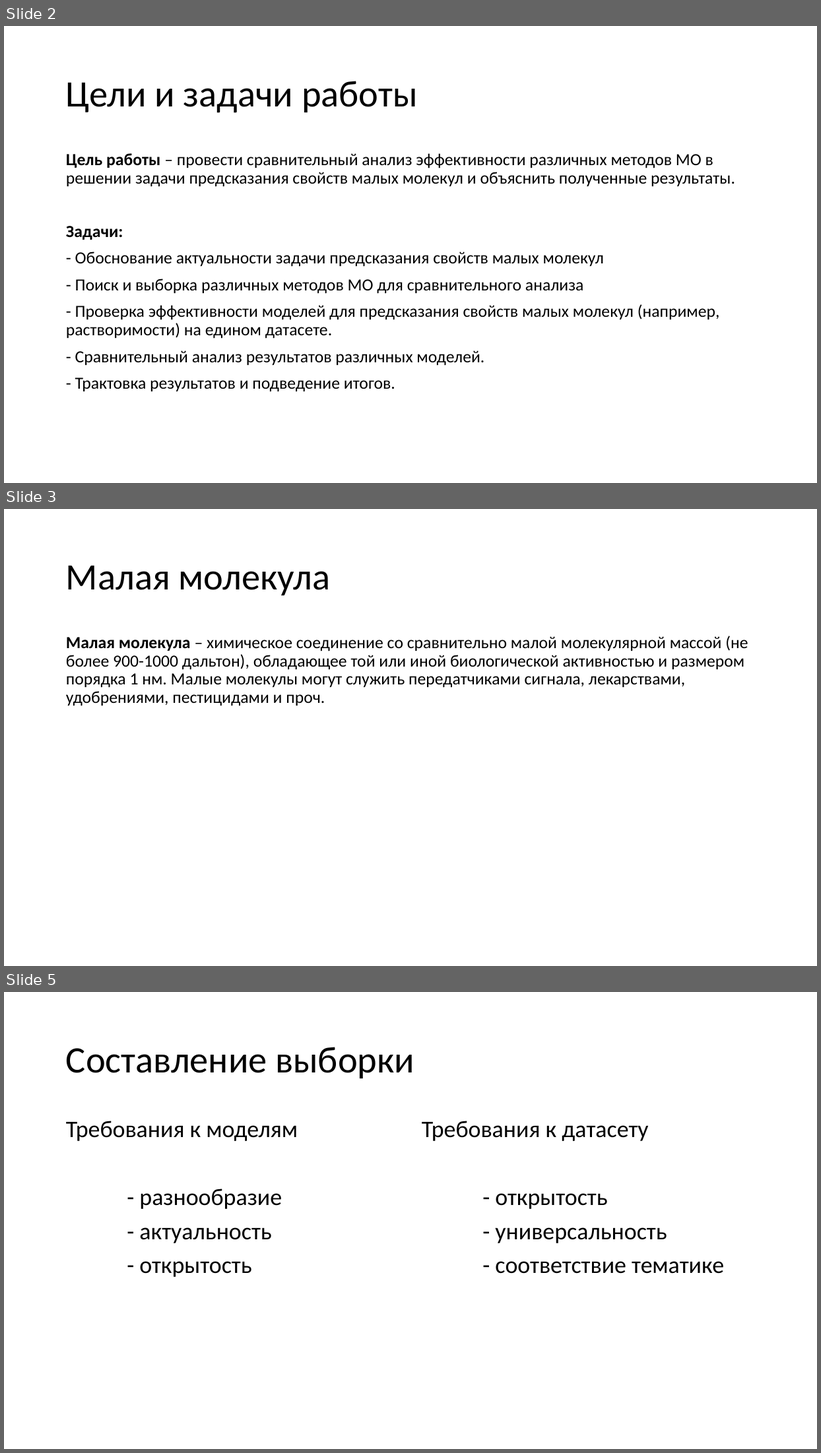
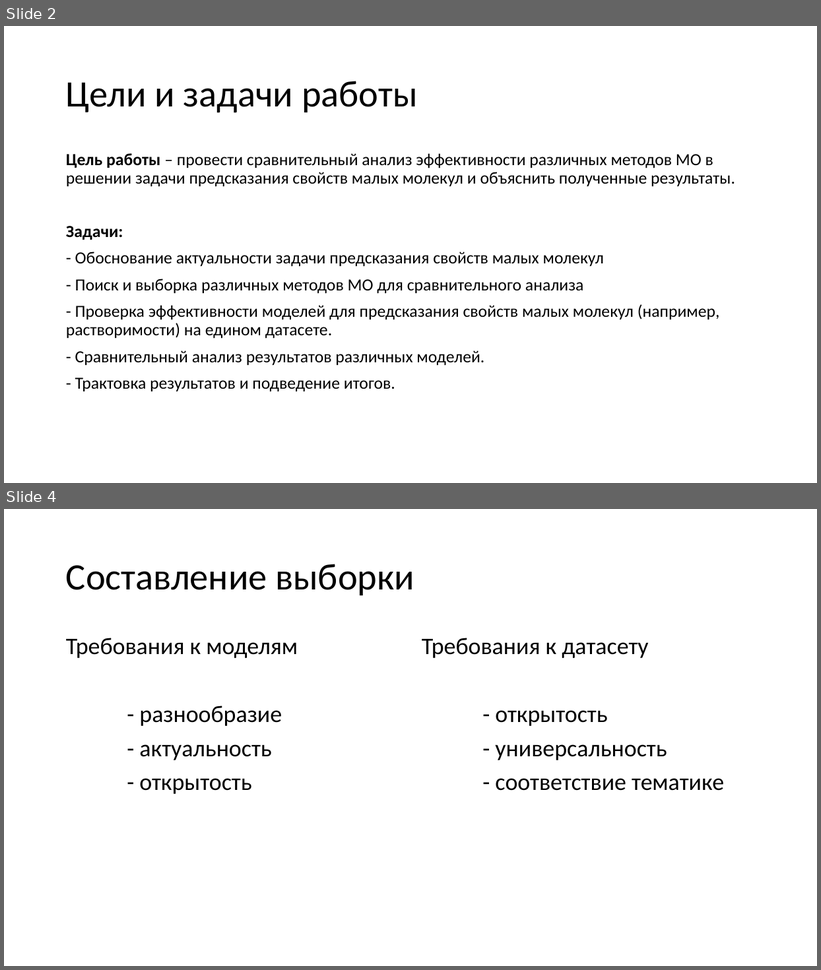
Before and after one commit to Levaaaaaa/BSU, a slide deck: sem_6/course_paper/course_paper/Snezhko_course_paper.pptx. Shown one above the other, each under a label of ours: slides 2, 3 and 5 before the commit, slides 2 and 4 after it; the slides between them are not shown. The pictures are 821x1453 and 821x970 pixels, drawn with LibreOffice and Linux fonts; fonts in the diff are those of the drawing. Boxes give left, top, right and bottom in pixels: in the first picture for what was removed or moved away, otherwise in the second. Text is boxed around its words. In the diff, an @@ line names an element or a change of style, - is before the commit and + after.

Commit message:
course paper 2025: update presentation and text

```diff
--- a/sem_6/course_paper/course_paper/Snezhko_course_paper.pptx
+++ b/sem_6/course_paper/course_paper/Snezhko_course_paper.pptx
@@ slide 3 removed at (4,509,817,966), background #FFFFFF @@
@@ title removed at (66,565,331,595) @@
-Малая молекула
@@ text removed at (66,636,748,706) @@
-Малая молекула – химическое соединение со сравнительно малой молекулярной массой (не более 900-1000 дальтон), обладающее той или иной биологической активностью и размером порядка 1 нм. Малые молекулы могут служить передатчиками сигнала, лекарствами, удобрениями, пестицидами и проч.
@@ what was slide 5 is now slide 4 @@
```
Also in this commit, not shown: 8 slides changed, 2 slides added, 4 other files.
